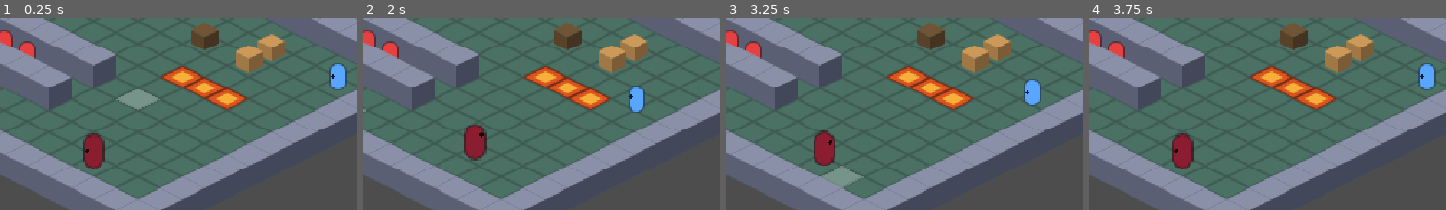
Above: before the commit, frames 1-4 (left to right).
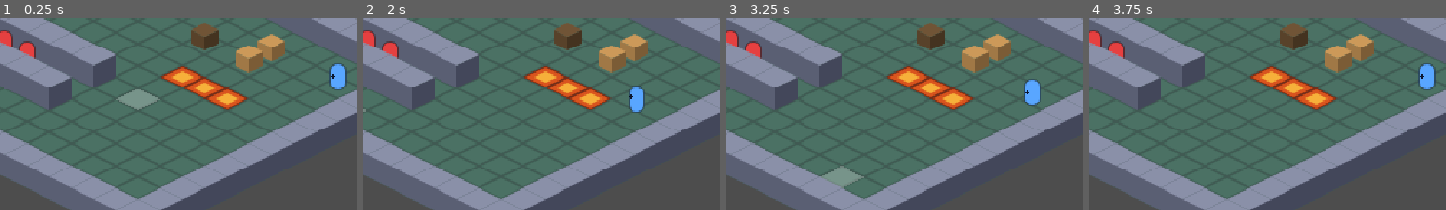
Above: after the commit, the same moments.

Repository: jeff-thinklightn-ing/psykinetic
Game: Godot game, scene res://main.tscn
Same seed, same stepped clock (60 frames per second), same inputs: the game is played once before the commit and once after it.
Inputs (mouse positions are % of the whole screen's width and height, from its top left):
- Up to frame 1 (0.25 s): no input
- Up to frame 2 (2 s): tap Enter at 0.5 s; move the mouse to (80, 52) at 0.52 s; tap R at 0.6, 1.35 s; click (80, 52) at 0.67 s; move the mouse to (33, 64) at 1.27 s; click (33, 64) at 1.42 s
- Up to frame 3 (3.25 s): move the mouse to (67, 32) at 2.02 s; tap R at 2.1, 2.85 s; click (67, 32) at 2.17 s; tap Space at 2.75 s; move the mouse to (50, 81) at 2.77 s; click (50, 81) at 2.92 s
- Up to frame 4 (3.75 s): move the mouse to (89, 75) at 3.52 s; tap R at 3.6 s; click (89, 75) at 3.67 s
The pictures show only the part of the screen within x 36-86%, y 40-90%; the shares and areas given below are measured in that part.

The runs differ from the first frame. In frame 1, 1.0% of the frame differs, in the area x 23-30%, y 59-79%; in frame 2, 1.0%, in the area x 28-35%, y 55-75%; in frame 3, 1.0%; in frame 4, 1.0%.

Commit message:
Respawn dead players, drop the Brute, no attacks mid-step
- A player that dies respawns at a start tile after 20 ticks with the same
  name and tint, while its peer is connected
- Remove the Brute from the test room
- Attacks and shoves are refused until the attacker's step has finished, so
  hits no longer land while the sprite is still crossing over

Co-Authored-By: Claude Fable 5.1 <noreply@anthropic.com>

Diff:
--- a/main.gd
+++ b/main.gd
@@ -37,9 +37,6 @@
 	{"scene": "monster", "name": "CorridorImp3", "tile": Vector2i(3, 8)},
 	{"scene": "monster", "name": "Imp1", "tile": Vector2i(2, 11)},
 	{"scene": "monster", "name": "Imp2", "tile": Vector2i(5, 12)},
-	{"scene": "monster", "name": "Brute", "tile": Vector2i(9, 11), "props": {
-		"mass": 100.0, "max_hp": 24,
-		"modulate": Color(0.6, 0.45, 0.75), "scale": Vector2(1.3, 1.3)}},
 	{"scene": "pushable", "name": "Crate1", "tile": Vector2i(8, 2)},
 	{"scene": "pushable", "name": "Crate2", "tile": Vector2i(8, 3)},
 	{"scene": "pushable", "name": "Crate3", "tile": Vector2i(4, 2)},
@@ -58,8 +55,15 @@
 	Color(0.4, 0.9, 0.9), Color(1.0, 0.6, 0.3), Color(0.75, 0.75, 0.8), Color(0.7, 0.55, 1.0),
 ]
 
+## Ticks between a player dying and reappearing at a start tile.
+const RESPAWN_TICKS := 20
+
 ## Server only: peer id -> that peer's player.
 var _players: Dictionary[int, Player] = {}
+## Server only: peer id -> join order, so a respawn keeps its name and tint.
+var _player_index: Dictionary[int, int] = {}
+## Server only: peer id -> tick at which its dead player comes back.
+var _respawn_at: Dictionary[int, int] = {}
 var _next_player_index := 0
 var _test_target := Vector2i.ZERO
 var _test_ordered := false
@@ -90,6 +94,7 @@
 	if Net.is_authority():
 		multiplayer.peer_connected.connect(_on_peer_connected)
 		multiplayer.peer_disconnected.connect(_on_peer_disconnected)
+		World.entity_despawned.connect(_on_entity_despawned)
 		if Net.mode == Net.Mode.SERVER:
 			World.entity_moved.connect(_log_player_move)
 		_start_level()
@@ -178,6 +183,8 @@
 	World.load_terrain(ground.get_used_cells(), walls.get_used_cells(),
 			ground.get_used_cells_by_id(FIRE_SOURCE))
 	_players.clear()
+	_player_index.clear()
+	_respawn_at.clear()
 	_next_player_index = 0
 	# The local player first, so in single-player it keeps the lowest id.
 	if Net.mode != Net.Mode.SERVER:
@@ -202,8 +209,10 @@
 	if not World.is_free(tile):
 		print("[net] no free start tile for peer %d" % peer)
 		return
-	var index := _next_player_index
-	_next_player_index += 1
+	if not _player_index.has(peer):
+		_player_index[peer] = _next_player_index
+		_next_player_index += 1
+	var index := _player_index[peer]
 	var player := _spawn({
 		"scene": "player", "name": "Player%d" % (index + 1), "tile": tile, "peer": peer,
 		"props": {"tint": PLAYER_TINTS[index % PLAYER_TINTS.size()]},
@@ -248,16 +257,37 @@
 func _on_peer_disconnected(peer: int) -> void:
 	var player: Player = _players.get(peer)
 	_players.erase(peer)
+	_player_index.erase(peer)
+	_respawn_at.erase(peer)
 	if is_instance_valid(player) and player.spawned:
 		World.despawn(player)
 	print("[net] peer %d left" % peer)
 
 
+## A player that dies comes back after RESPAWN_TICKS, as long as its peer is
+## still here. Placeholder rule so the test room stays usable.
+func _on_entity_despawned(entity: GridEntity) -> void:
+	var peer := entity.owner_peer
+	if entity is Player and _players.get(peer) == entity:
+		_players.erase(peer)
+		_respawn_at[peer] = World.tick + RESPAWN_TICKS
+		print("[net] %s died; respawning in %d ticks" % [entity.name, RESPAWN_TICKS])
+
+
+func _respawn_due_players(tick: int) -> void:
+	for peer: int in _respawn_at.keys():
+		if tick >= _respawn_at[peer]:
+			_respawn_at.erase(peer)
+			_spawn_player(peer)
+
+
 # --- HUD, logging, test hooks -------------------------------------------------
 
 func _on_world_ticked(tick: int) -> void:
+	if Net.is_authority():
+		_respawn_due_players(tick)
 	var player := _local_player()
-	var hp_text := "no player"
+	var hp_text := "no player" if Net.mode == Net.Mode.SERVER else "dead, respawning"
 	if player != null:
 		hp_text = "HP %d/%d" % [player.hp, player.max_hp]
 	var mode_text: String = Net.Mode.keys()[Net.mode].to_lower()
--- a/sim/player.gd
+++ b/sim/player.gd
@@ -8,7 +8,8 @@
 
 func _sim_tick() -> void:
 	if action_order != Order.NONE:
-		if World.tick < next_attack_tick:
+		# World refuses hits during the cooldown and while still mid-step.
+		if World.tick < maxi(next_attack_tick, next_move_tick):
 			return
 		var order := action_order
 		action_order = Order.NONE
--- a/sim/world.gd
+++ b/sim/world.gd
@@ -405,6 +405,10 @@
 		return false
 	if tick < attacker.next_attack_tick or not can_melee(attacker.tile, target.tile):
 		return false
+	# No hitting mid-step: the attacker's tile changes when a step starts, but
+	# on screen it is still crossing over, so the blow would land from afar.
+	if tick < attacker.next_move_tick:
+		return false
 	attacker.next_attack_tick = tick + attacker.attack_ticks
 	attacker._world_set_facing(target.tile - attacker.tile)
 	var hit := Hit.new()
--- a/tests/push_test.gd
+++ b/tests/push_test.gd
@@ -30,6 +30,7 @@
 	_test_diagonals()
 	_test_resolution_order()
 	_test_mass_gate()
+	_test_no_attack_mid_step()
 
 	print("")
 	print("RESULT: %s (%d failed)" % ["PASS" if _failures == 0 else "FAIL", _failures])
@@ -191,6 +192,25 @@
 	_check(player.tile == Vector2i(1, 1), "brute (100) knocks the player back one tile (at %s)" % player.tile)
 
 
+func _test_no_attack_mid_step() -> void:
+	print("\n== no attacking mid-step ==")
+	var e := _build([
+		"######",
+		"#P.m.#",
+		"######",
+	])
+	var player: GridEntity = e["P"][0]
+	var imp: Monster = e["m"][0]
+	imp.sight_range = 7
+	World.step()
+	_check(imp.tile == Vector2i(2, 1), "imp steps next to the player on tick 1")
+	for i in imp.move_ticks - 1:
+		World.step()
+	_check(player.hp == 20, "no damage while the imp is still crossing (tick %d, hp %d)" % [World.tick, player.hp])
+	World.step()
+	_check(player.hp == 19, "imp hits on the tick its step ends (tick %d, hp %d)" % [World.tick, player.hp])
+
+
 # --- helpers ------------------------------------------------------------------
 
 ## '#' wall, '.' floor, '~' fire, 'P' player, 'm' imp (AI off), 'c' crate.
@@ -235,7 +255,7 @@
 
 
 func _shove(attacker: GridEntity, target: GridEntity) -> void:
-	while World.tick < attacker.next_attack_tick:
+	while World.tick < maxi(attacker.next_attack_tick, attacker.next_move_tick):
 		World.step()
 	World.order_shove(attacker, target)
 	World.step()
Not shown, changed: docs/design.md
